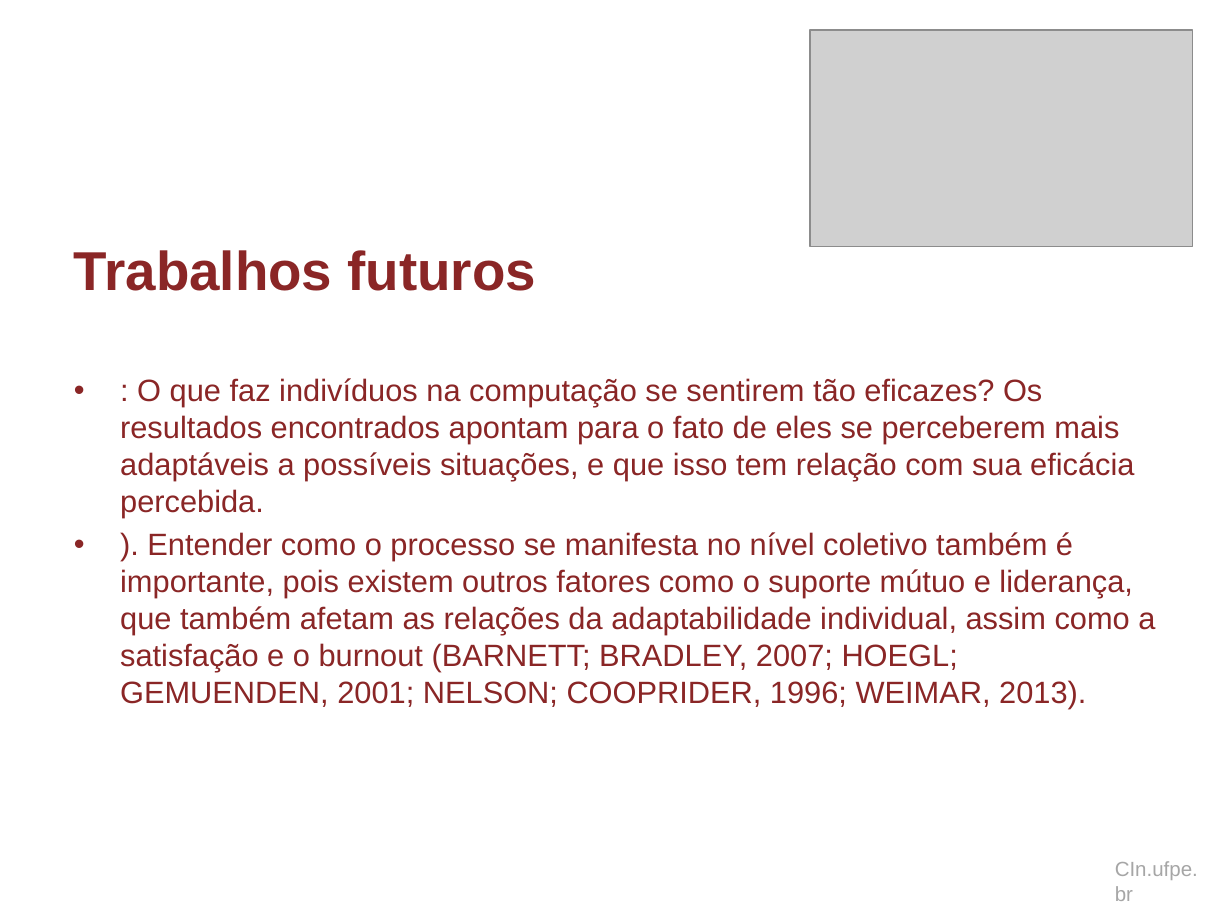
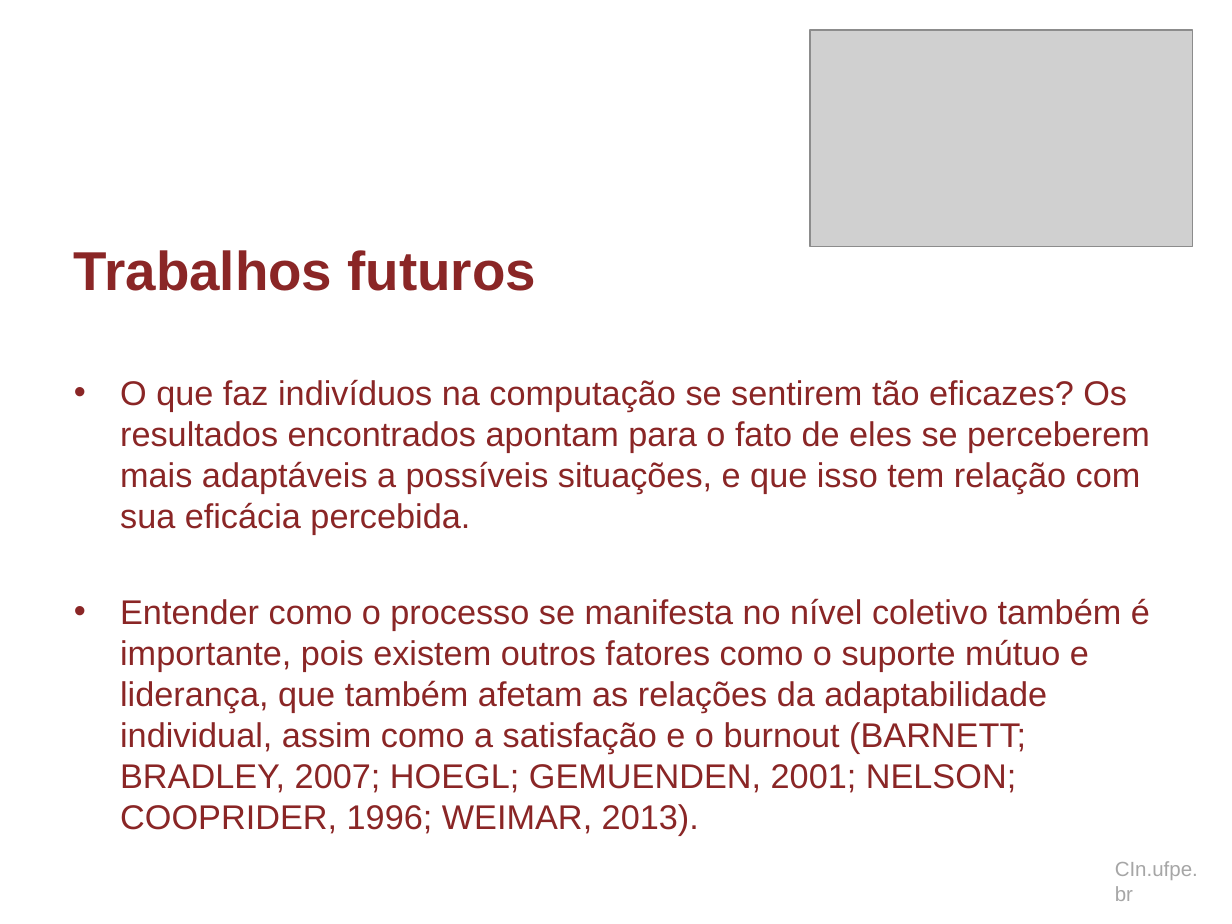
Before and after one commit to dan1lo/doutoradoR, a slide deck: slide 90 of apresentacao doutorado.pptx (slide 73 before the commit). Drawn at 1232x924 pixels with LibreOffice and Linux fonts; fonts in the diff are those of the drawing; grey boxes stand for pictures; background and template pictures are left out. Boxes give left, top, right and bottom in pixels: in the first picture for what was removed or moved away, otherwise in the second. Text is boxed around its words. In the diff, an @@ line names an element or a change of style, - is before the commit and + after.

```diff
--- a/apresentacao doutorado.pptx
+++ b/apresentacao doutorado.pptx
@@ text at (x1=120, y1=379, x2=1150, y2=836): text changed; size 18 to 20 pt @@
-• : O que faz indivíduos na computação se sentirem tão eficazes? Os resultados encontrados apontam para o fato de eles se perceberem mais adaptáveis a possíveis situações, e que isso tem relação com sua eficácia percebida.
-• ). Entender como o processo se manifesta no nível coletivo também é importante, pois existem outros fatores como o suporte mútuo e liderança, que também afetam as relações da adaptabilidade individual, assim como a satisfação e o burnout (BARNETT; BRADLEY, 2007; HOEGL; GEMUENDEN, 2001; NELSON; COOPRIDER, 1996; WEIMAR, 2013).
+• O que faz indivíduos na computação se sentirem tão eficazes? Os resultados encontrados apontam para o fato de eles se perceberem mais adaptáveis a possíveis situações, e que isso tem relação com sua eficácia percebida.
+• Entender como o processo se manifesta no nível coletivo também é importante, pois existem outros fatores como o suporte mútuo e liderança, que também afetam as relações da adaptabilidade individual, assim como a satisfação e o burnout (BARNETT; BRADLEY, 2007; HOEGL; GEMUENDEN, 2001; NELSON; COOPRIDER, 1996; WEIMAR, 2013).
```
Also in this commit, not shown: 55 other slides changed, 33 slides added, 12 slides removed, 1 other file.
